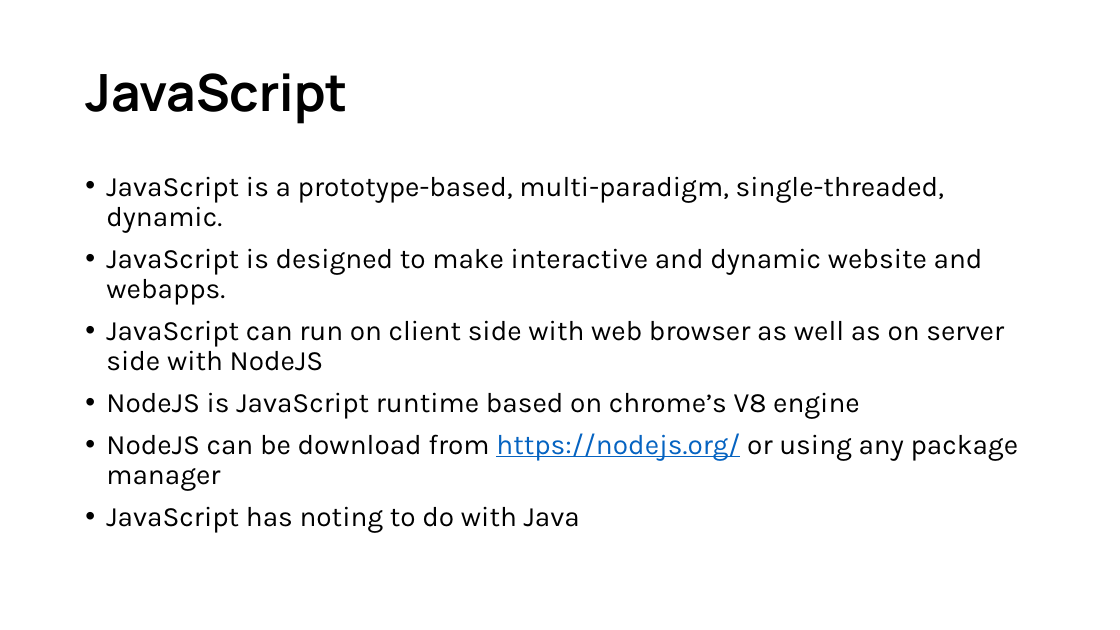
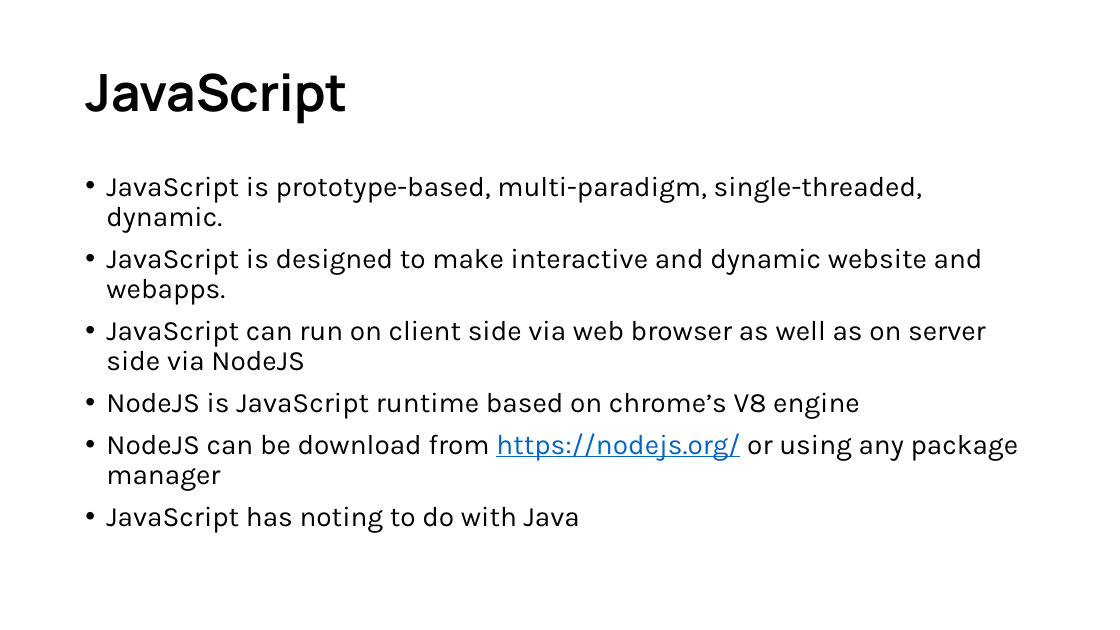
Before and after one commit to d33kshant/webdev-workshop, a slide deck: slide 19 of resources/workshop-presentation.pptx. Drawn at 1120x630 pixels with LibreOffice and Linux fonts; fonts in the diff are those of the drawing. Boxes give left, top, right and bottom in pixels: in the first picture for what was removed or moved away, otherwise in the second. Text is boxed around its words. In the diff, an @@ line names an element or a change of style, - is before the commit and + after.

Commit message:
Update presentation

```diff
--- a/resources/workshop-presentation.pptx
+++ b/resources/workshop-presentation.pptx
@@ text at bbox=[106, 176, 922, 232]: text changed @@
-• JavaScript is a prototype-based, multi-paradigm, single-threaded, dynamic.
+• JavaScript is prototype-based, multi-paradigm, single-threaded, dynamic.
@@ text at bbox=[106, 320, 986, 371]: text changed @@
-• JavaScript can run on client side with web browser as well as on server side with NodeJS
+• JavaScript can run on client side via web browser as well as on server side via NodeJS
```
Also in this commit, not shown: 4 other slides changed, 5 slides added, 2 slides removed.
